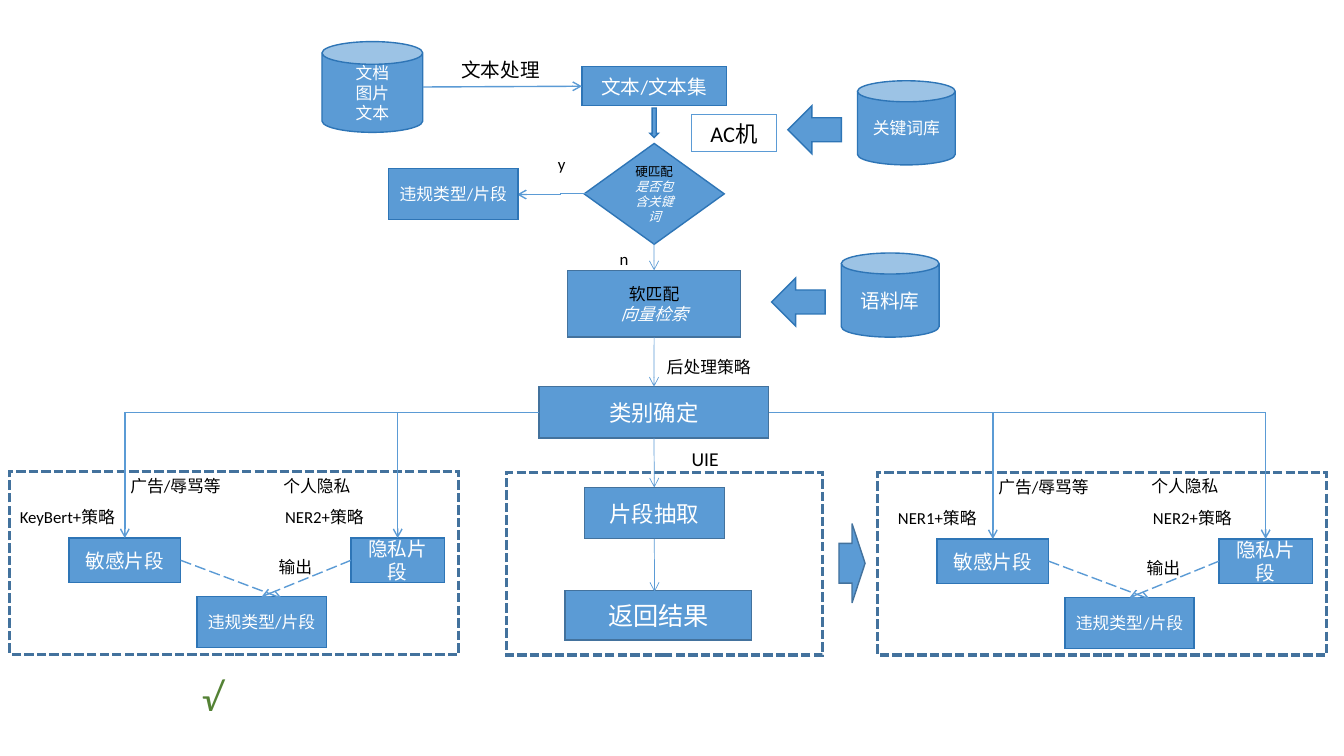
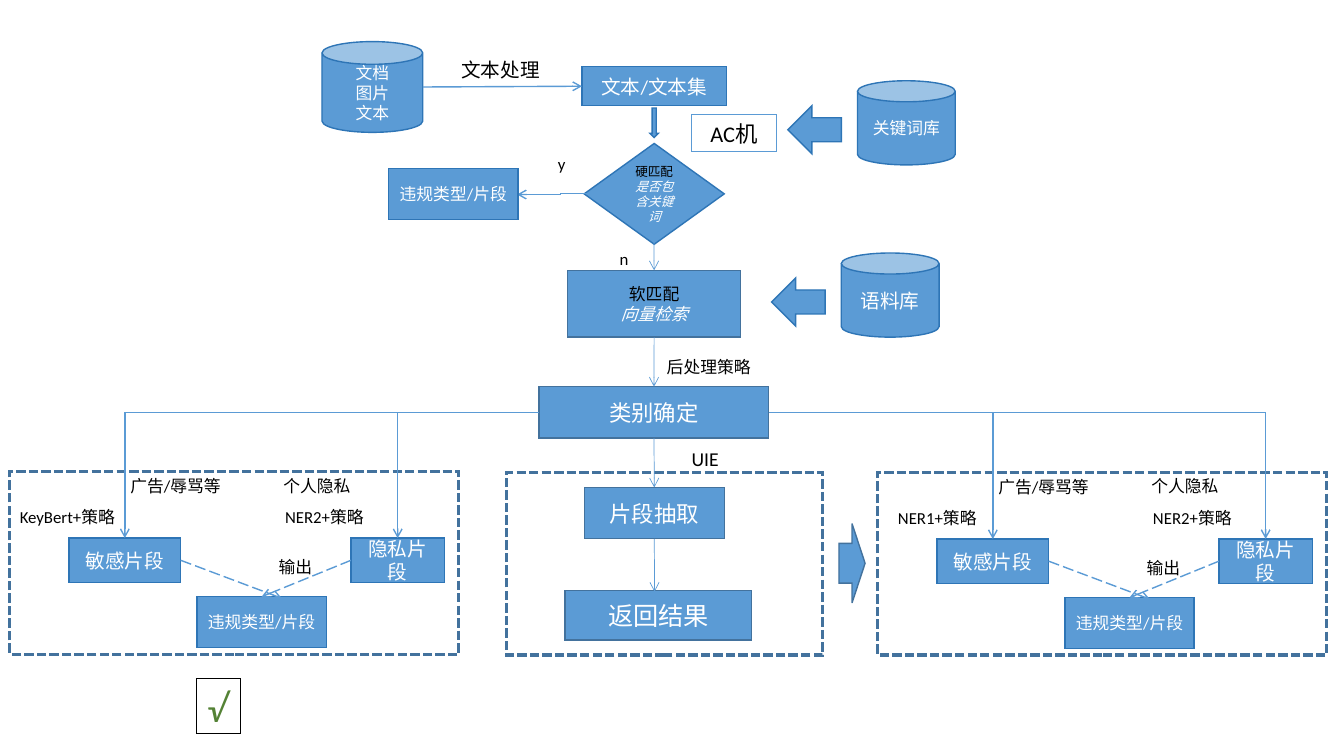
Before and after one commit to KATEhuang920909/qiji_compet, a slide deck: slide 7 of 流程图.pptx. Drawn at 1344x756 pixels with LibreOffice and Linux fonts; fonts in the diff are those of the drawing. Boxes give left, top, right and bottom in pixels: in the first picture for what was removed or moved away, otherwise in the second. Text is boxed around its words. In the diff, an @@ line names an element or a change of style, - is before the commit and + after.

```diff
--- a/流程图.pptx
+++ b/流程图.pptx
@@ rectangle "√": place and size @@
-rectangle "√" at <box>192,667,253,725</box>
+rectangle "√" at <box>197,679,241,734</box>
@@ rectangle "√" at <box>197,679,241,734</box>: letter outline none to #548235 0.75 pt; outline none to #000000 0.75 pt @@
```
Also in this commit, not shown: 3 other files.
